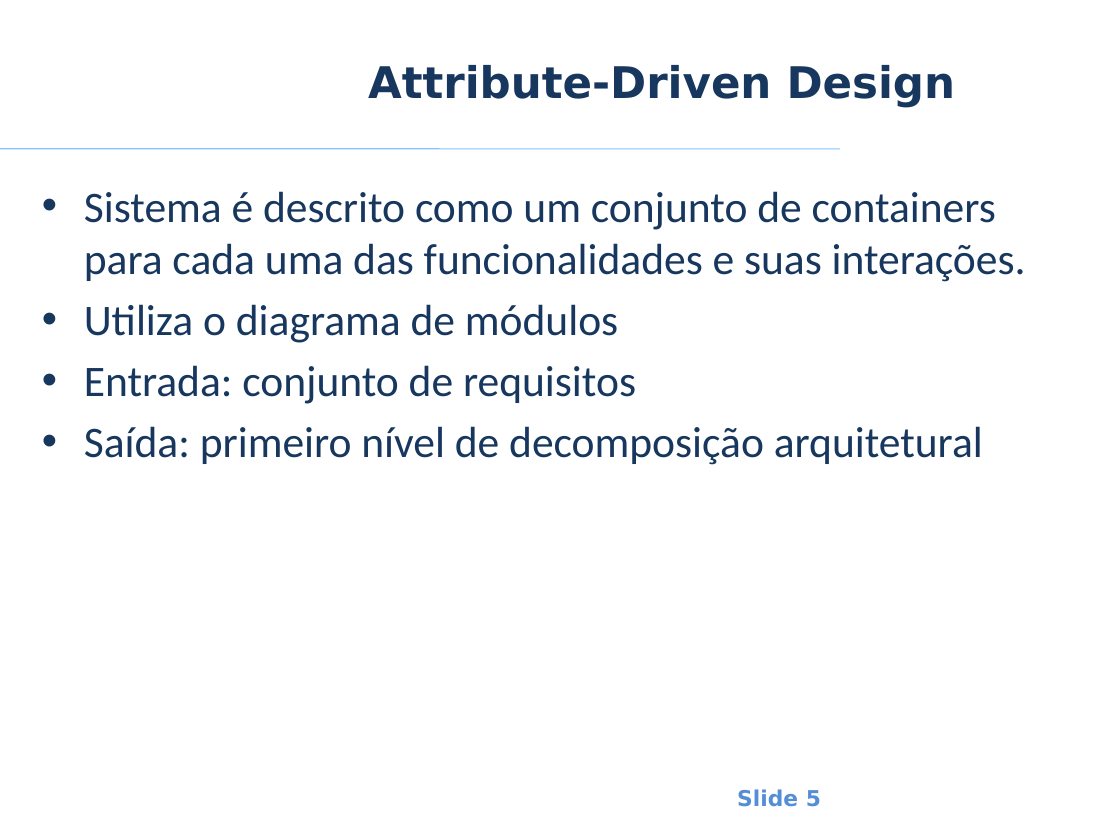
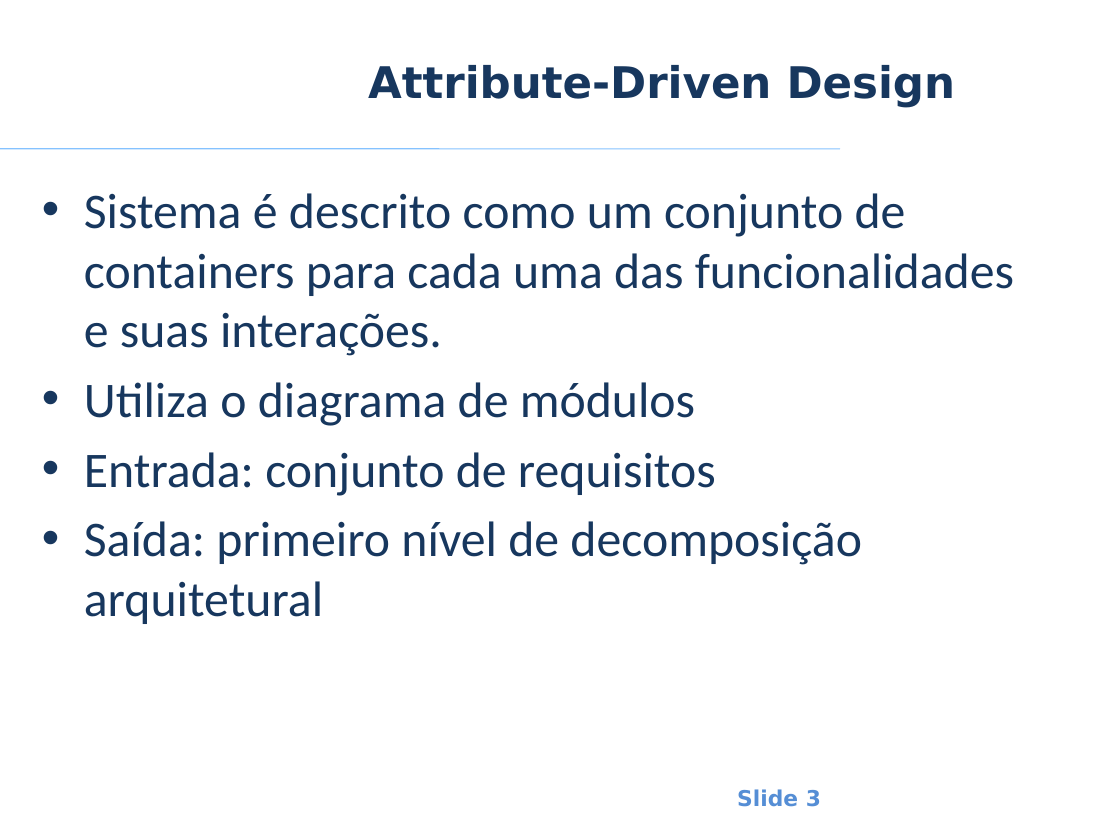
Before and after one commit to smrpuc/pos-fit-es10, a slide deck: slide 3 of Material Aulas/Arquitetura de Software/Aulas/ES - AS - Anderson Hummel - Aula 3 - 1 - Desenhando a Arquitetura - Attribute-Driven Design.pptx (slide 5 before the commit). Drawn at 1120x840 pixels with LibreOffice and Linux fonts; fonts in the diff are those of the drawing; background and template pictures are left out. Boxes give left, top, right and bottom in pixels: in the first picture for what was removed or moved away, otherwise in the second. Text is boxed around its words. In the diff, an @@ line names an element or a change of style, - is before the commit and + after.

Commit message:
Atualização de matéria de arquitetura

```diff
--- a/Material Aulas/Arquitetura de Software/Aulas/ES - AS - Anderson Hummel - Aula 3 - 1 - Desenhando a Arquitetura - Attribute-Driven Design.pptx
+++ b/Material Aulas/Arquitetura de Software/Aulas/ES - AS - Anderson Hummel - Aula 3 - 1 - Desenhando a Arquitetura - Attribute-Driven Design.pptx
@@ text "Sistema é descrito como um ..." at (84, 193, 1014, 624): size 28 to 32 pt @@
@@ page number at (737, 789, 821, 807): text changed @@
-Slide 5
+Slide 3
```
Also in this commit, not shown: 5 other slides changed, 5 slides added, 20 slides removed, 1 other file.
